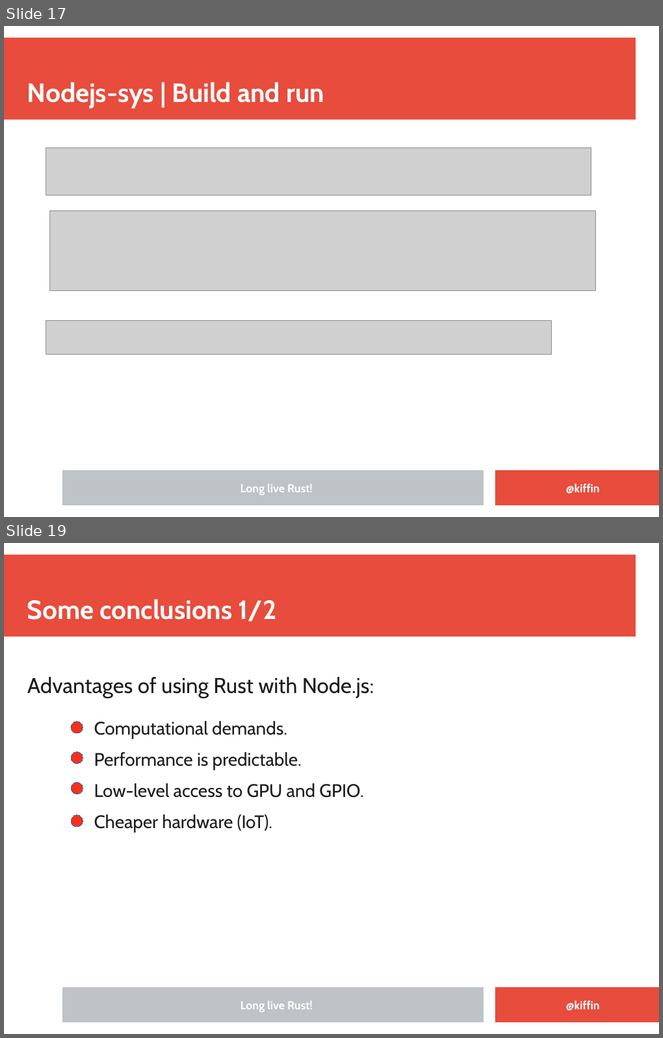
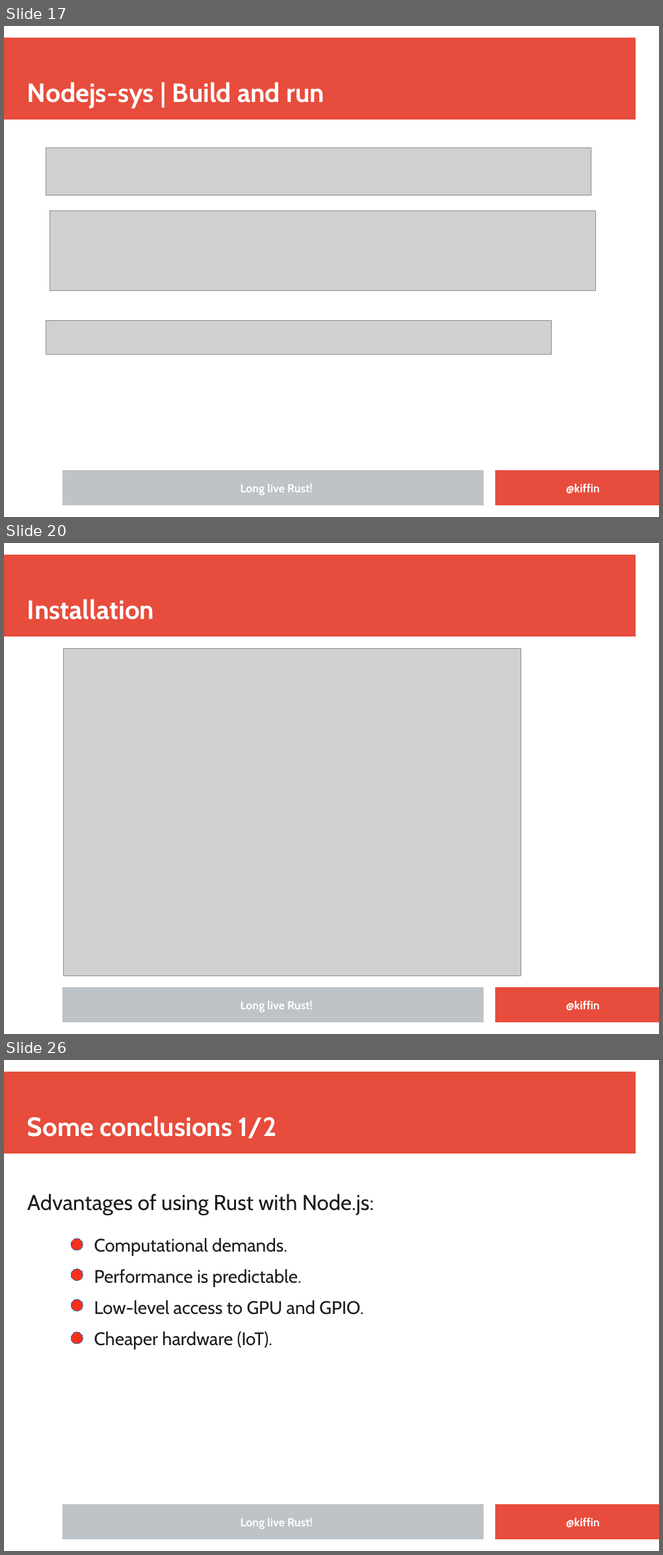
Before and after one commit to kgish/rust-node-addon-template, a slide deck: documents/Embedding-Rust-in-NodeJS-applications.odp. Shown one above the other, each under a label of ours: slides 17 and 19 before the commit, slides 17, 20 and 26 after it; the slides between them are not shown. The pictures are 663x1038 and 663x1555 pixels, drawn with LibreOffice and Linux fonts; fonts in the diff are those of the drawing; grey boxes stand for pictures; background and template pictures are left out. Boxes give left, top, right and bottom in pixels: in the first picture for what was removed or moved away, otherwise in the second. Text is boxed around its words. In the diff, an @@ line names an element or a change of style, - is before the commit and + after.

```diff
--- a/documents/Embedding-Rust-in-NodeJS-applications.odp
+++ b/documents/Embedding-Rust-in-NodeJS-applications.odp
@@ slide 20 added at [4, 543, 659, 1034], background #FFFFFF; not listed: 3 template elements that a slide beside it also shows @@
@@ title added at [27, 599, 154, 620], 32 pt, text #FFFFFF, bold @@
+Installation
@@ picture added at [63, 649, 521, 976] @@
@@ rectangle added at [46, 717, 289, 722], fill #FFFFFF, outline #FFFFFF 0 pt @@
@@ text added at [241, 1001, 313, 1012], 14 pt, text #FFFFFF, bold @@
+Long live Rust!
@@ text added at [566, 1001, 600, 1011], 14 pt, text #FFFFFF, bold @@
+@kiffin
@@ what was slide 19 is now slide 26 @@
```
Also in this commit, not shown: 3 slides changed, 6 other slides added, 2 other files.
